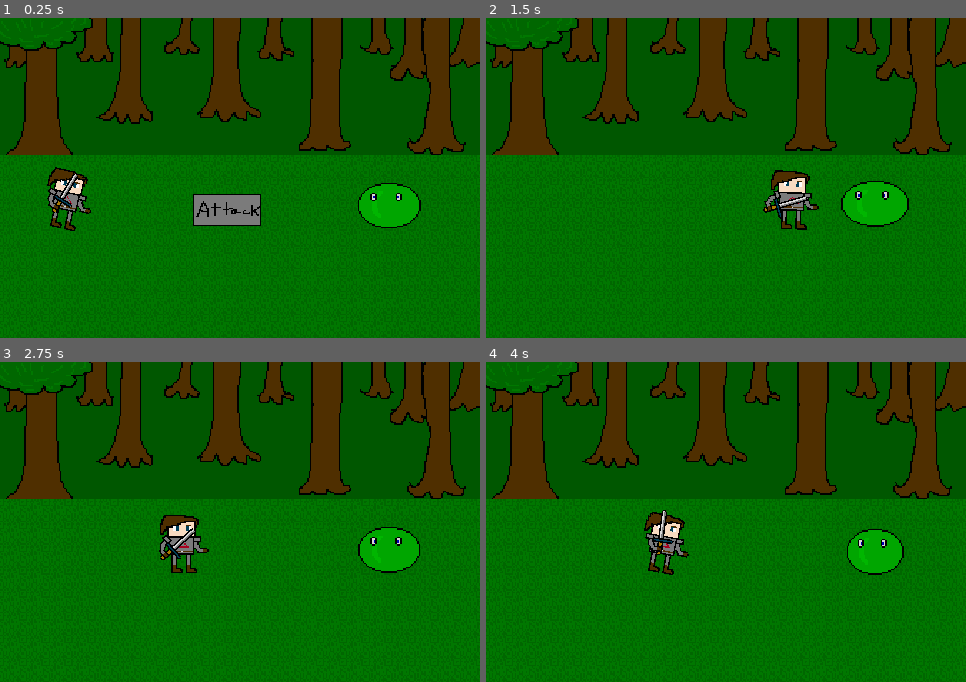
Above: before the commit, frames 1-4 (two rows, left to right).
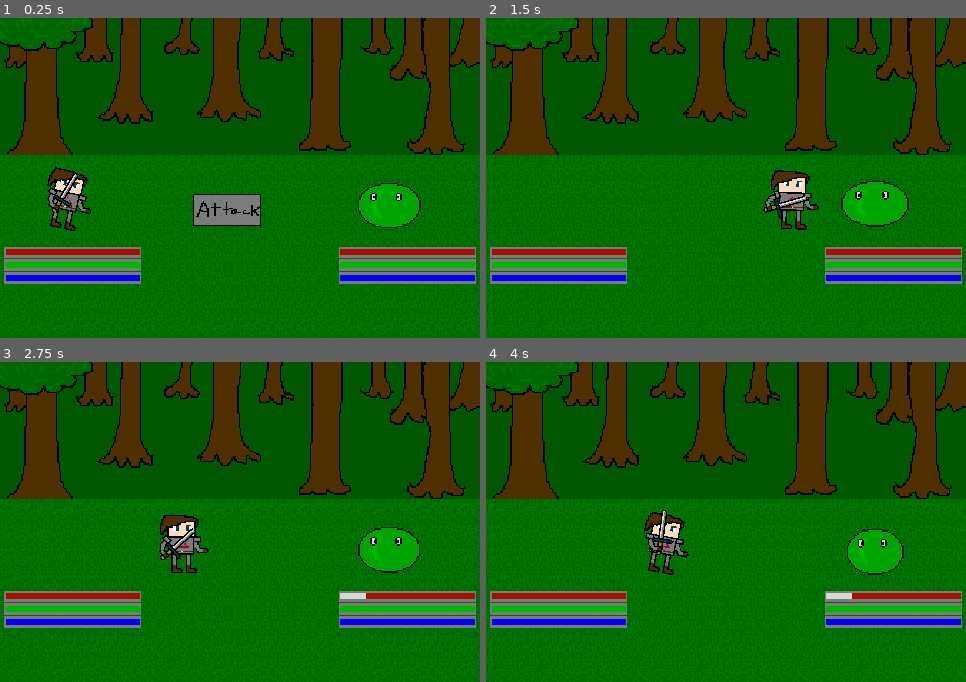
Above: after the commit, the same moments.

Repository: Enigmanark/ProjectHaven
Game: Godot game, scene res://Assets/Scenes/battle_scene.tscn
Two runs of this game, one before a commit and one after it. Both use one fixed random seed, a clock stepped at 60 frames per second and the inputs below. This scene is started directly instead of the project's main scene.
Inputs (mouse positions are in pixels of both pictures, inside the frame that each line leads up to):
- Up to frame 1 (0.25 s): no input
- Up to frame 2 (1.5 s): click (711, 210) at 0.5 s
- Up to frame 3 (2.75 s): no input
- Up to frame 4 (4 s): click (711, 554) at 3.5 s

The runs differ from the first frame. In frame 1, 6.2% of the frame differs, in the area x 0-100%, y 71-84%; in frame 2, 6.2%; in frame 3, 6.2%; in frame 4, 6.2%.

Commit message:
Some more work on the battle framework

Diff:
--- a/Assets/Scenes/battle_scene.tscn
+++ b/Assets/Scenes/battle_scene.tscn
@@ -7,6 +7,10 @@
 [ext_resource path="res://Assets/Prefabs/BattleSystem/Enemies/greenSlime1.tscn" type="PackedScene" id=5]
 [ext_resource path="res://Assets/Art/GUI/button_attack.png" type="Texture" id=6]
 [ext_resource path="res://Assets/Scripts/BattleSystem/InitiateAttack.gd" type="Script" id=7]
+[ext_resource path="res://Assets/Art/GUI/hud_background_bar.png" type="Texture" id=8]
+[ext_resource path="res://Assets/Art/GUI/hud_hpBar.png" type="Texture" id=9]
+[ext_resource path="res://Assets/Art/GUI/hud_spBar.png" type="Texture" id=10]
+[ext_resource path="res://Assets/Art/GUI/hud_mpBar.png" type="Texture" id=11]
 
 [node name="BattleScene" type="Node2D" index="0"]
 
@@ -102,4 +106,212 @@
 script = ExtResource( 7 )
 _sections_unfolded = [ "Rect" ]
 
+[node name="HUD" type="Node2D" parent="." index="3"]
+
+position = Vector2( 32, 192 )
+
+[node name="PlayerHUD" type="Node2D" parent="HUD" index="0"]
+
+_sections_unfolded = [ "Transform" ]
+
+[node name="PlayerHPBar" type="TextureProgress" parent="HUD/PlayerHUD" index="0"]
+
+anchor_left = 0.0
+anchor_top = 0.0
+anchor_right = 0.0
+anchor_bottom = 0.0
+margin_left = -29.0
+margin_top = -32.0
+margin_right = 67.0
+margin_bottom = -28.0
+rect_scale = Vector2( 1, 2 )
+rect_pivot_offset = Vector2( 0, 0 )
+rect_clip_content = false
+mouse_filter = 1
+mouse_default_cursor_shape = 0
+size_flags_horizontal = 1
+size_flags_vertical = 1
+min_value = 0.0
+max_value = 100.0
+step = 1.0
+page = 0.0
+value = 50.0
+exp_edit = false
+rounded = true
+texture_under = ExtResource( 8 )
+texture_over = null
+texture_progress = ExtResource( 9 )
+radial_fill_degrees = 360.0
+radial_center_offset = Vector2( 0, 0 )
+nine_patch_stretch = true
+_sections_unfolded = [ "Margin", "Rect", "Textures" ]
+
+[node name="PlayerSPBar" type="TextureProgress" parent="HUD/PlayerHUD" index="1"]
+
+anchor_left = 0.0
+anchor_top = 0.0
+anchor_right = 0.0
+anchor_bottom = 0.0
+margin_left = -29.0
+margin_top = -23.0
+margin_right = 67.0
+margin_bottom = -19.0
+rect_scale = Vector2( 1, 2 )
+rect_pivot_offset = Vector2( 0, 0 )
+rect_clip_content = false
+mouse_filter = 1
+mouse_default_cursor_shape = 0
+size_flags_horizontal = 1
+size_flags_vertical = 1
+min_value = 0.0
+max_value = 100.0
+step = 1.0
+page = 0.0
+value = 50.0
+exp_edit = false
+rounded = true
+texture_under = ExtResource( 8 )
+texture_over = null
+texture_progress = ExtResource( 10 )
+radial_fill_degrees = 360.0
+radial_center_offset = Vector2( 0, 0 )
+nine_patch_stretch = true
+_sections_unfolded = [ "Margin", "Rect", "Textures" ]
+
+[node name="PlayerMPBar" type="TextureProgress" parent="HUD/PlayerHUD" index="2"]
+
+anchor_left = 0.0
+anchor_top = 0.0
+anchor_right = 0.0
+anchor_bottom = 0.0
+margin_left = -29.0
+margin_top = -14.0
+margin_right = 67.0
+margin_bottom = -10.0
+rect_scale = Vector2( 1, 2 )
+rect_pivot_offset = Vector2( 0, 0 )
+rect_clip_content = false
+mouse_filter = 1
+mouse_default_cursor_shape = 0
+size_flags_horizontal = 1
+size_flags_vertical = 1
+min_value = 0.0
+max_value = 100.0
+step = 1.0
+page = 0.0
+value = 50.0
+exp_edit = false
+rounded = true
+texture_under = ExtResource( 8 )
+texture_over = null
+texture_progress = ExtResource( 11 )
+radial_fill_degrees = 360.0
+radial_center_offset = Vector2( 0, 0 )
+nine_patch_stretch = true
+_sections_unfolded = [ "Margin", "Rect", "Textures" ]
+
+[node name="EnemyHUD" type="Node2D" parent="HUD" index="1"]
+
+position = Vector2( 234.173, 0 )
+_sections_unfolded = [ "Transform" ]
+
+[node name="EnemyHPBar" type="TextureProgress" parent="HUD/EnemyHUD" index="0"]
+
+anchor_left = 0.0
+anchor_top = 0.0
+anchor_right = 0.0
+anchor_bottom = 0.0
+margin_left = -29.0
+margin_top = -32.0
+margin_right = 67.0
+margin_bottom = -28.0
+rect_scale = Vector2( 1, 2 )
+rect_pivot_offset = Vector2( 0, 0 )
+rect_clip_content = false
+mouse_filter = 1
+mouse_default_cursor_shape = 0
+size_flags_horizontal = 1
+size_flags_vertical = 1
+min_value = 0.0
+max_value = 100.0
+step = 1.0
+page = 0.0
+value = 50.0
+exp_edit = false
+rounded = true
+texture_under = ExtResource( 8 )
+texture_over = null
+texture_progress = ExtResource( 9 )
+fill_mode = 1
+radial_fill_degrees = 360.0
+radial_center_offset = Vector2( 0, 0 )
+nine_patch_stretch = true
+_sections_unfolded = [ "Margin", "Rect", "Textures" ]
+
+[node name="EnemySPBar" type="TextureProgress" parent="HUD/EnemyHUD" index="1"]
+
+anchor_left = 0.0
+anchor_top = 0.0
+anchor_right = 0.0
+anchor_bottom = 0.0
+margin_left = -29.0
+margin_top = -23.0
+margin_right = 67.0
+margin_bottom = -19.0
+rect_scale = Vector2( 1, 2 )
+rect_pivot_offset = Vector2( 0, 0 )
+rect_clip_content = false
+mouse_filter = 1
+mouse_default_cursor_shape = 0
+size_flags_horizontal = 1
+size_flags_vertical = 1
+min_value = 0.0
+max_value = 100.0
+step = 1.0
+page = 0.0
+value = 50.0
+exp_edit = false
+rounded = true
+texture_under = ExtResource( 8 )
+texture_over = null
+texture_progress = ExtResource( 10 )
+fill_mode = 1
+radial_fill_degrees = 360.0
+radial_center_offset = Vector2( 0, 0 )
+nine_patch_stretch = true
+_sections_unfolded = [ "Margin", "Rect", "Textures" ]
+
+[node name="EnemyMPBar" type="TextureProgress" parent="HUD/EnemyHUD" index="2"]
+
+anchor_left = 0.0
+anchor_top = 0.0
+anchor_right = 0.0
+anchor_bottom = 0.0
+margin_left = -29.0
+margin_top = -14.0
+margin_right = 67.0
+margin_bottom = -10.0
+rect_scale = Vector2( 1, 2 )
+rect_pivot_offset = Vector2( 0, 0 )
+rect_clip_content = false
+mouse_filter = 1
+mouse_default_cursor_shape = 0
+size_flags_horizontal = 1
+size_flags_vertical = 1
+min_value = 0.0
+max_value = 100.0
+step = 1.0
+page = 0.0
+value = 50.0
+exp_edit = false
+rounded = true
+texture_under = ExtResource( 8 )
+texture_over = null
+texture_progress = ExtResource( 11 )
+fill_mode = 1
+radial_fill_degrees = 360.0
+radial_center_offset = Vector2( 0, 0 )
+nine_patch_stretch = true
+_sections_unfolded = [ "Margin", "Rect", "Textures" ]
+
 [connection signal="pressed" from="BattleMenu/AttackButton" to="BattleMenu/AttackButton" method="_on_AttackButton_pressed"]
--- a/Assets/Scripts/BattleSystem/BattleCore.gd
+++ b/Assets/Scripts/BattleSystem/BattleCore.gd
@@ -16,9 +16,14 @@
 var playerDamage = 10;
 var enemyDamage = 10;
 
+var enemyhud;
+var playerhud;
+
 func _ready():
 	var player = get_node("Player/PlayerStats");
 	var enemy = get_node("GreenSlime/EnemyStats");
+	playerhud = get_parent().get_node("HUD/PlayerHUD");
+	enemyhud = get_parent().get_node("HUD/EnemyHUD");
 	playerHP = player.hp;
 	playerCurrentHP = playerHP;
 	playerMP = player.mp;
@@ -31,9 +36,28 @@
 	enemyCurrentMP = enemy.mp;
 	enemySP = enemy.sp;
 	enemyCurrentSP = enemy.sp;
+	update_enemy_hud();
+	update_player_hud();
+
+func update_enemy_hud():
+	var hpp = (float(enemyCurrentHP) / float(enemyHP)) * float(100);
+	var spp = (float(enemyCurrentSP) / float(enemySP)) * float(100);
+	var mpp = (float(enemyCurrentMP) / float(enemyMP)) * float(100);
+	enemyhud.get_node("EnemyHPBar").value = hpp
+	enemyhud.get_node("EnemySPBar").value = spp;
+	enemyhud.get_node("EnemyMPBar").value = mpp;
+
+func update_player_hud():
+	var hpp = (float(playerCurrentHP) / float(playerHP)) * float(100);
+	var spp = (float(playerCurrentSP) / float(playerSP)) * float(100);
+	var mpp = (float(playerCurrentMP) / float(playerMP)) * float(100);
+	playerhud.get_node("PlayerHPBar").value = hpp;
+	playerhud.get_node("PlayerSPBar").value = spp;
+	playerhud.get_node("PlayerMPBar").value = mpp;
 
 func do_player_attack():
 	enemyCurrentHP -= playerDamage;
+	update_enemy_hud();
 	if enemyCurrentHP <= 0:
 		print("You win!");
 	else:
Binary file added: Assets/Art/GUI/hud_background_bar.png
Not shown, added: Assets/Art/GUI/hud_background_bar.png.import
Binary file added: Assets/Art/GUI/hud_hpBar.png
Not shown, added: Assets/Art/GUI/hud_hpBar.png.import
Binary file added: Assets/Art/GUI/hud_mpBar.png
Not shown, added: Assets/Art/GUI/hud_mpBar.png.import
Binary file added: Assets/Art/GUI/hud_spBar.png
Not shown, added: Assets/Art/GUI/hud_spBar.png.import
Not shown: 1 places in Assets/Scenes/battle_scene.tscn that only renumber resources
